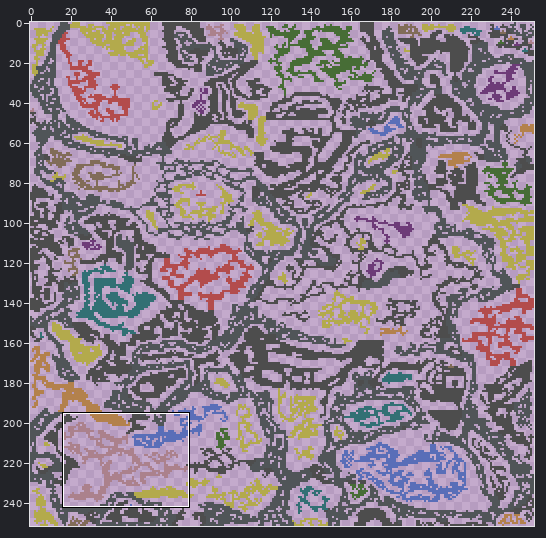
Two versions of one sprite sheet, maps/tbd_zones_g.png. The picture above shows the old version from afar; the outline marks the close-up.
Close-up. Before the commit:
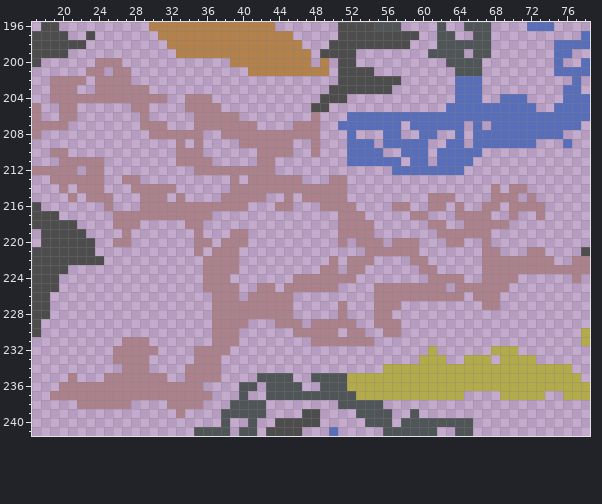
The file is 252x252 pixels. Shown: x 17..78, y 196..241. The commit also changed other parts of the picture, which this record leaves out.
Now the later version:
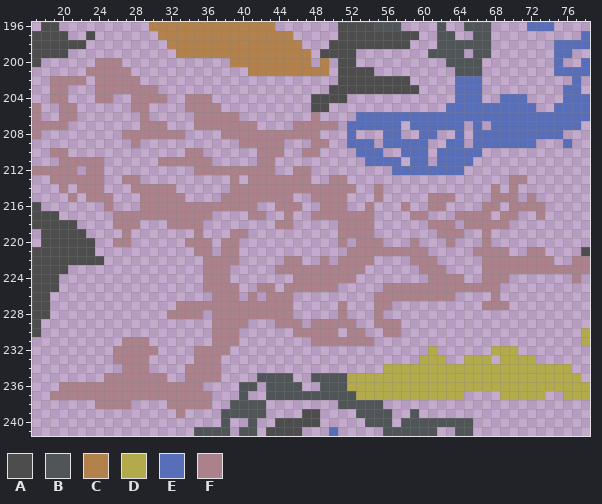
Palette (. is transparent): A #4d4d4d  B #505558  C #b3814c  D #b3aa4c  E #596eb8  F #ab818c
What changed:
y 201: x 25 . -> F
y 202: x 28 . -> F; x 58 . -> A
y 203: x 21 F -> .; x 30 . -> F; x 57..59 ... -> AAA
y 204: x 21..23 FFF -> ...; x 26..27 FF -> ..; x 48 . -> A
y 206: x 52 E -> .
y 207: x 49..51 ..E -> FF.
y 208: x 27..29 ... -> FFF; x 34..35 FF -> ..
y 209: x 28 . -> F; x 33 F -> .; x 35 F -> .; x 45 F -> .; x 49 . -> F
y 210: x 33 F -> .; x 45 F -> .; x 47 . -> F; x 52 E -> .
y 211: x 31..32 .. -> FF; x 52..53 EE -> ..
y 212: x 46..47 .. -> FF
y 213: x 47 . -> F; x 70..71 .. -> FF
y 214: x 52 . -> F; x 55 . -> F; x 71 F -> .
y 215: x 32 . -> F; x 43..44 .. -> FF; x 47 F -> .; x 55 . -> F
y 216: x 41 . -> F; x 46 . -> F; x 52 F -> .; x 54 . -> F; x 57 F -> .; x 64 F -> .
y 217: x 41..42 .. -> FF; x 45 . -> F; x 48..50 ... -> FFF; x 54 . -> F; x 69 . -> F
y 218: x 32..33 .. -> FF; x 44..45 .. -> FF; x 63 . -> F
y 219: x 65..66 FF -> ..
y 220: x 34 . -> F; x 40 F -> .; x 57..58 FF -> ..; x 64 F -> .
y 221: x 36..37 .F -> F.; x 52..53 .. -> FF; x 60 . -> F; x 66 . -> F; x 69 . -> F
y 222: x 45..46 .. -> FF; x 49..51 .F. -> F.F; x 61 . -> F
y 223: x 39 F -> .; x 44..48 ..... -> FFFFF; x 51 . -> F; x 62 . -> F
y 224: x 70 F -> .
y 225: x 55 F -> .; x 63 . -> F; x 69 F -> .
y 226: x 42 F -> .; x 64 F -> .; x 66..67 FF -> ..
y 227: x 33..36 .... -> FFFF; x 57 F -> .; x 69 . -> F
y 228: x 32..35 .... -> FFFF; x 56 F -> .
y 235: x 21 F -> .
y 238: x 22..23 FF -> ..; x 36 . -> F
